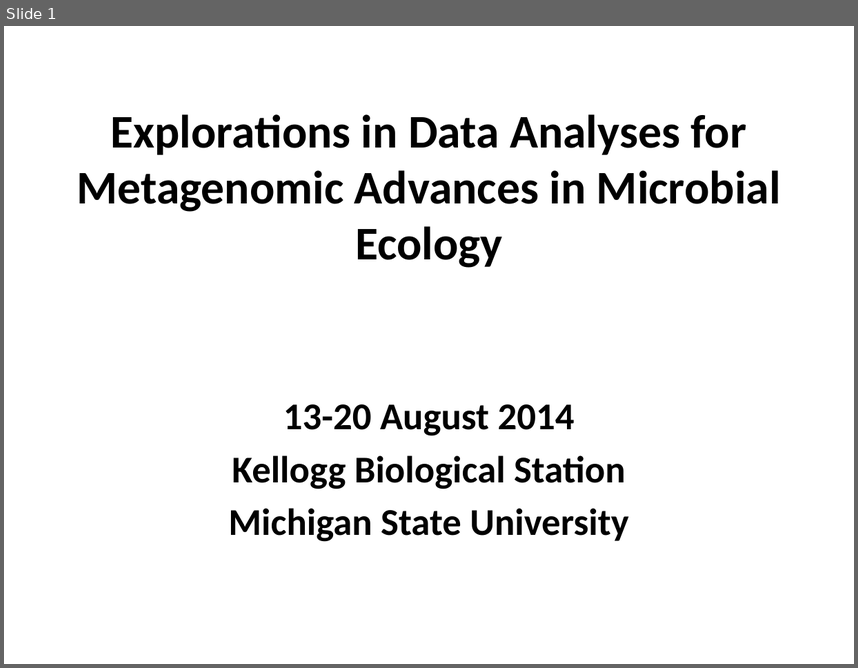
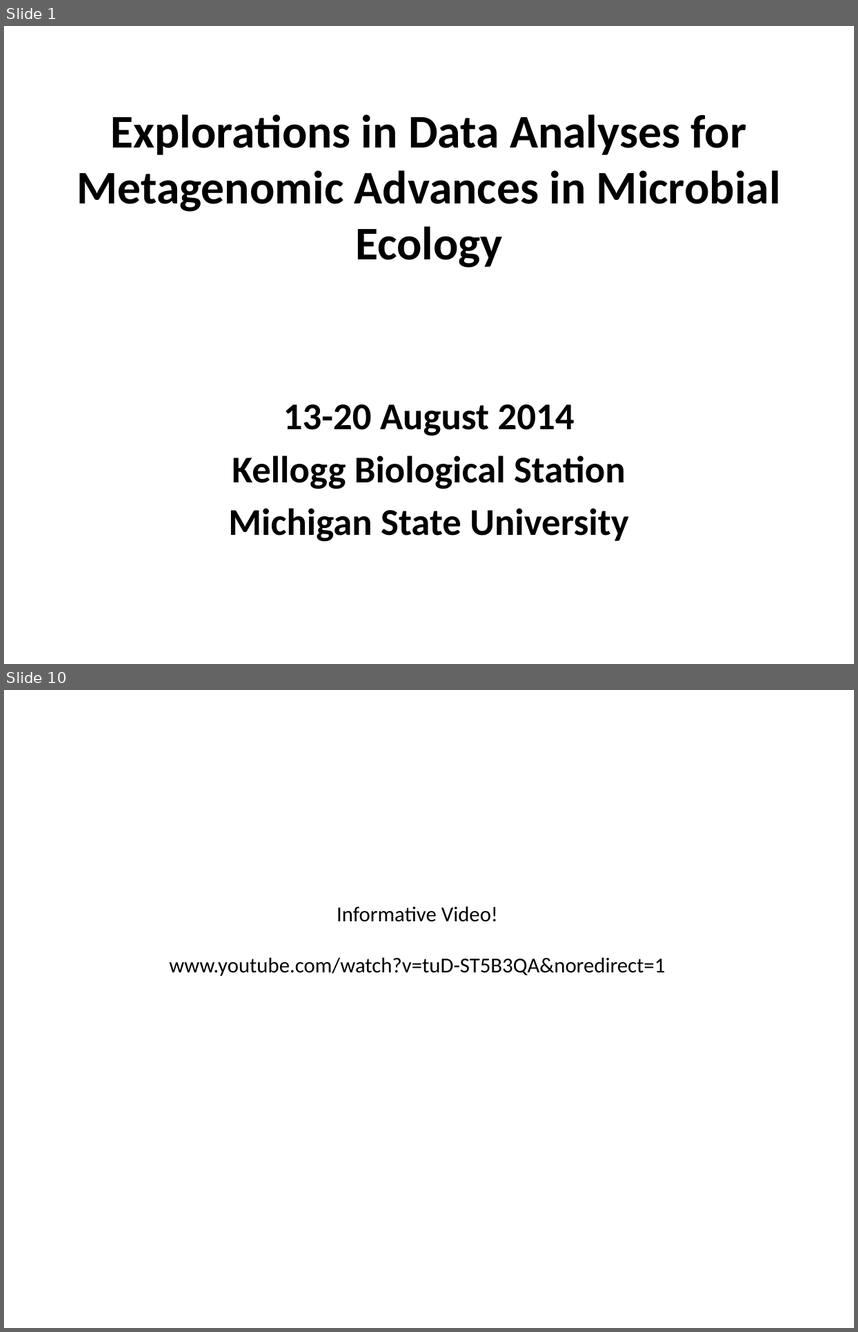
Before and after one commit to edamame-course/docs, a slide deck: extra/Presentations/2014-08-13-PM_Ashley_Lecture1.pptx. Shown one above the other, each under a label of ours: slide 1 before the commit, slides 1 and 10 after it; the slides between them are not shown. The pictures are 858x668 and 858x1332 pixels, drawn with LibreOffice and Linux fonts; fonts in the diff are those of the drawing; background and template pictures are left out. Boxes give left, top, right and bottom in pixels: in the first picture for what was removed or moved away, otherwise in the second. Text is boxed around its words. In the diff, an @@ line names an element or a change of style, - is before the commit and + after.

```diff
--- a/extra/Presentations/2014-08-13-PM_Ashley_Lecture1.pptx
+++ b/extra/Presentations/2014-08-13-PM_Ashley_Lecture1.pptx
@@ slide 10 added at (4, 690, 854, 1328), background #FFFFFF @@
@@ text added at (169, 906, 665, 976), 18 pt, text #000000 @@
+Informative Video!
+www.youtube.com/watch?v=tuD-ST5B3QA&noredirect=1
```
Also in this commit, not shown: 10 other slides added, 1 other file.
